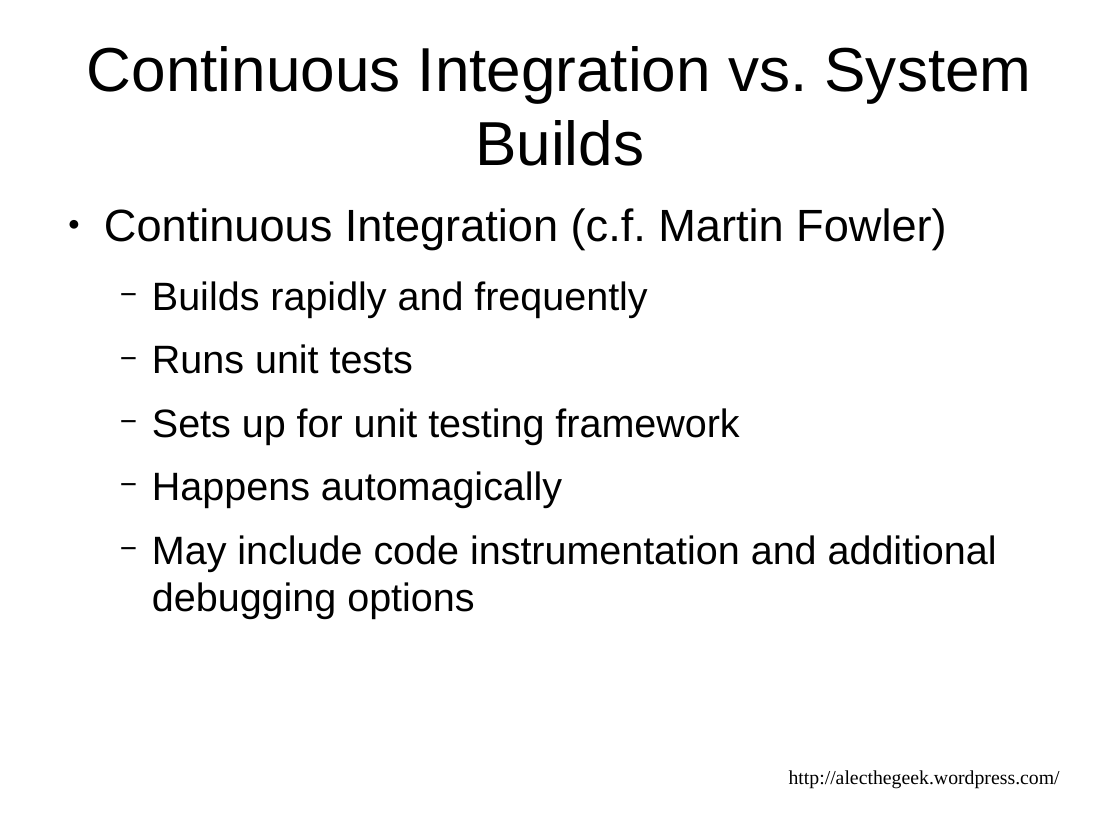
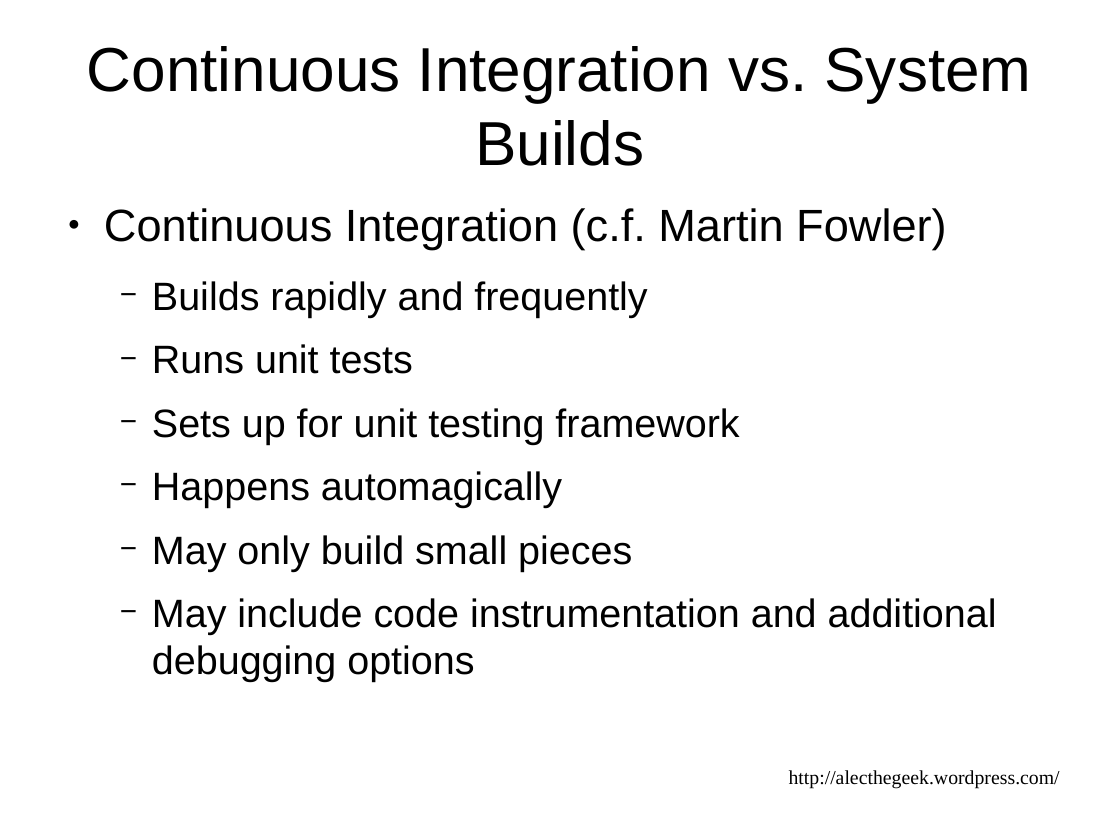
Before and after one commit to alecthegeek/gitbuilding, a slide deck: slide 7 of DevOpsDownUnderPresentation.odp. Drawn at 1120x840 pixels with LibreOffice and Linux fonts; fonts in the diff are those of the drawing. Boxes give left, top, right and bottom in pixels: in the first picture for what was removed or moved away, otherwise in the second. Text is boxed around its words. In the diff, an @@ line names an element or a change of style, - is before the commit and + after.

```diff
--- a/DevOpsDownUnderPresentation.odp
+++ b/DevOpsDownUnderPresentation.odp
@@ text at [152,535,632,571]: paragraph added @@
+  − May only build small pieces
```
Also in this commit, not shown: 9 other slides changed, 5 other files.
